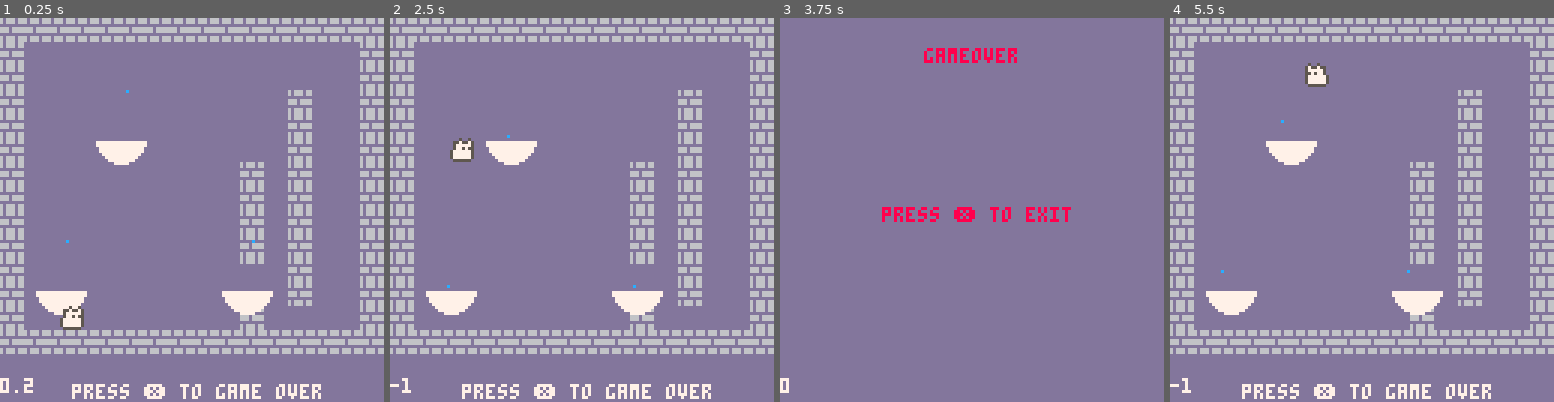
Above: before the commit, frames 1-4 (left to right).
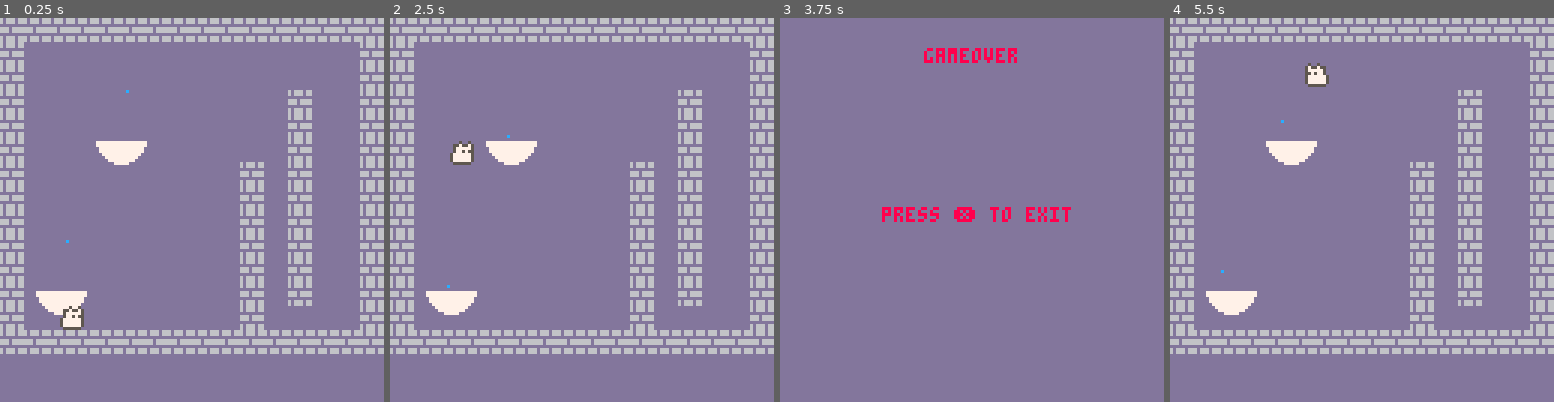
Above: after the commit, the same moments.

Repository: isacben/fanfun
Game: PICO-8 cartridge fanfun.p8
Same seed, same stepped clock (60 frames per second), same inputs: the game is played once before the commit and once after it.
Inputs:
- Up to frame 1 (0.25 s): no input
- Up to frame 2 (2.5 s): tap O (Z key) at 0.33, 0.7, 1.43, 2.22 s; tap X (X key) at 1.07, 2.07, 2.4 s; hold Left 1.97-2.37 s
- Up to frame 3 (3.75 s): tap X (X key) every 0.33 s from 2.73 to 3.73 s; hold Right 2.87-3.53 s; tap O (Z key) at 3.1 s
- Up to frame 4 (5.5 s): tap O (Z key) at 3.98, 4.87 s; tap X (X key) every 0.33 s from 4.07 to 5.4 s; hold Right 4.13-4.53 s; hold Left from 5.13 s (still down)

The runs differ from the first frame. In frame 1, 2.1% of the frame differs, in the area x 0-84%, y 57-100%; in frame 2, 2.2%, in the area x 0-84%, y 31-100%; in frame 3, less than 0.1%; in frame 4, 2.0%.

Commit message:
Fix player jump (always same height

Diff:
--- a/fanfun.p8
+++ b/fanfun.p8
@@ -16,7 +16,10 @@
 	p_flip=false
 	p_onground=true
 	p_jumping=false
+	p_jump=false
+	jbuffer=0
 	p_flying=false
+	j_pressed=false
 
 	gravity=0.2
 	initial_acc=-2.6994
@@ -25,7 +28,7 @@
 	fans={}
 	addfan(20,90)
 	addfan(40,40)
-	addfan(82,90)
+	--addfan(82,90)
 	debug=""
 end
 
@@ -100,7 +103,7 @@
 	end
 
 	spr(1,p_x,p_y,1,1,p_flip)
-	cprint("press ❎ to game over",122,7)
+	--cprint("press ❎ to game over",122,7)
 end
 
 --gameover screen
@@ -131,6 +134,8 @@
 	--local lastpx=p_x
 	p_x+=p_dx
 
+
+	p_ay=gravity
 	if hit(p_x+p_dx,p_y,7,7) then
   if p_dx<0 then
   	p_x=(flr((p_x+p_dx)/8)+1)*8
@@ -141,50 +146,42 @@
  end
 
 
-
-
-	--https://www.lexaloffle.com/bbs/?tid=43527
-	if btn(4) and p_onground then
-		p_ay=initial_acc
-		p_onground=false
-		p_jumping=true
-	elseif btn(4) and p_jumping then
-		p_ay+=alpha
-		if p_ay>gravity then
-			p_ay=gravity
-			p_jumping=false
-		end
-	else
-		if p_flying then
+	local jump=btn(4) and not p_jump
+	p_jump=btn(4)
+	if (jump) and p_onground then
+ 	jbuffer=4
+ elseif jbuffer>0 then
+ 	jbuffer-=1
+ end
+
+
+ if p_flying then
 			p_ay=0
 			p_vy=-1
-		else
-			p_ay=gravity
-			p_jumping=false
-		end
-	end
+	end
+
+ -- jump
+ if jbuffer>0 then
+  jbuffer=0
+  p_vy=-3
+  p_onground=false
+ end
 
 	p_vy+=p_ay
+	p_y+=p_vy
 
 	if hit(p_x,p_y+p_vy,7,7) then
  	if p_vy>0 then
  		p_onground=true
+  	p_ay=0
   	p_y=flr((p_y+p_vy)/8)*8
   else
   	p_y=(flr((p_y+p_vy)/8)+1)*8
   end
   p_vy=0
-
-	end
-
- debug=p_vy
-
-
- p_y+=p_vy
-
-
-
-end
+	end
+end
+
 
 function fly()
 	for fan in all(fans) do
@@ -192,20 +189,11 @@
 			p_x+1<fan.x+8 and
 			p_y<fan.y
 			then
-
-
-
-			--if hit(p_x,p_y+p_vy,7,7) then
-				--p_vy=0
-				--p_flying=false
-		--	end
-
 			p_onground=false
 			p_flying=true
 			break
 		else
 			p_flying=false
-
 		end
 	end
 end
